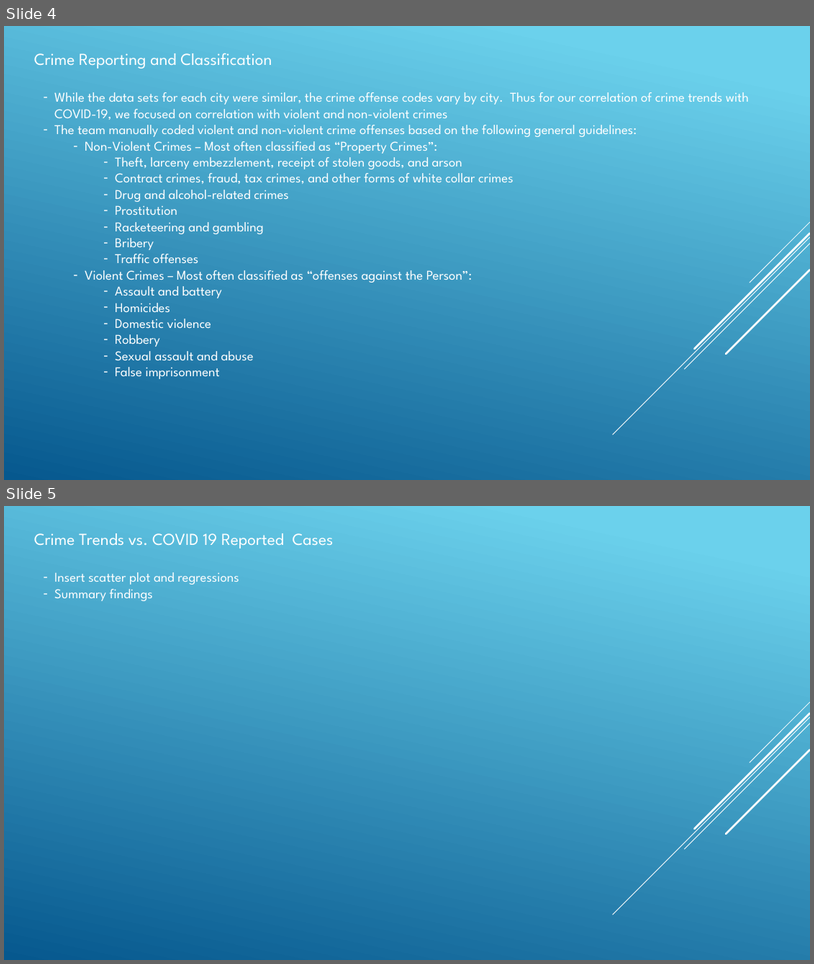
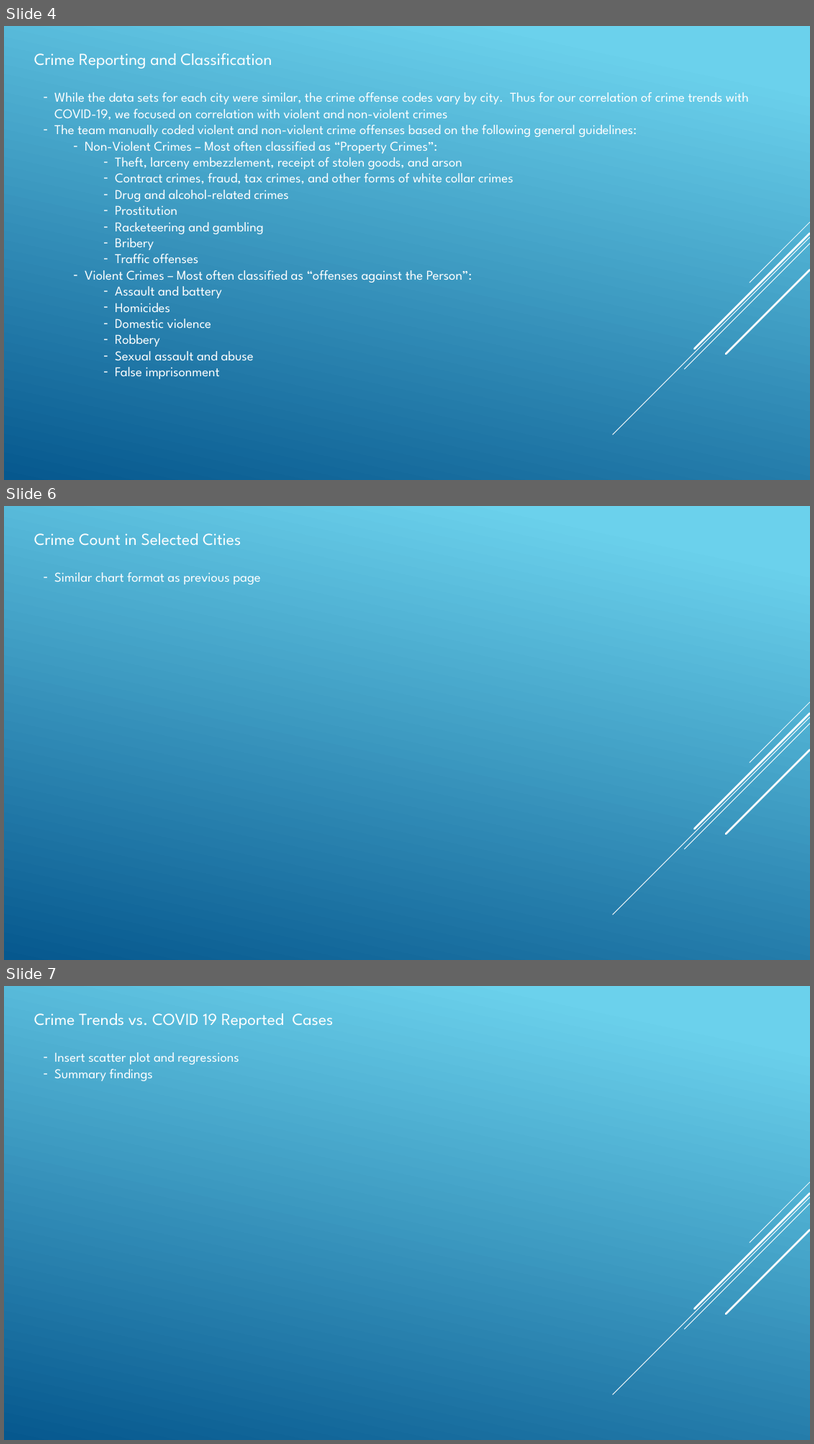
Before and after one commit to angelabanko/Project_1, a slide deck: Draft Presentation.pptx. Shown one above the other, each under a label of ours: slides 4 and 5 before the commit, slides 4, 6 and 7 after it; the slides between them are not shown. The pictures are 814x964 and 814x1444 pixels, drawn with LibreOffice and Linux fonts; fonts in the diff are those of the drawing. Boxes give left, top, right and bottom in pixels: in the first picture for what was removed or moved away, otherwise in the second. Text is boxed around its words. In the diff, an @@ line names an element or a change of style, - is before the commit and + after.

```diff
--- a/Draft Presentation.pptx
+++ b/Draft Presentation.pptx
@@ slide 6 added at (4, 506, 810, 960), background gradient #6ED2EB to #06588E; not listed: 5 template elements that a slide beside it also shows @@
@@ text added at (34, 533, 241, 546), 20 pt, text #FFFFFF @@
+Crime Count in Selected Cities
@@ text added at (54, 572, 260, 584), 16 pt, text #FFFFFF @@
+– Similar chart format as previous page
@@ what was slide 5 is now slide 7 @@
```
Also in this commit, not shown: 2 slides changed, 1 other slide added, 5 other files.
